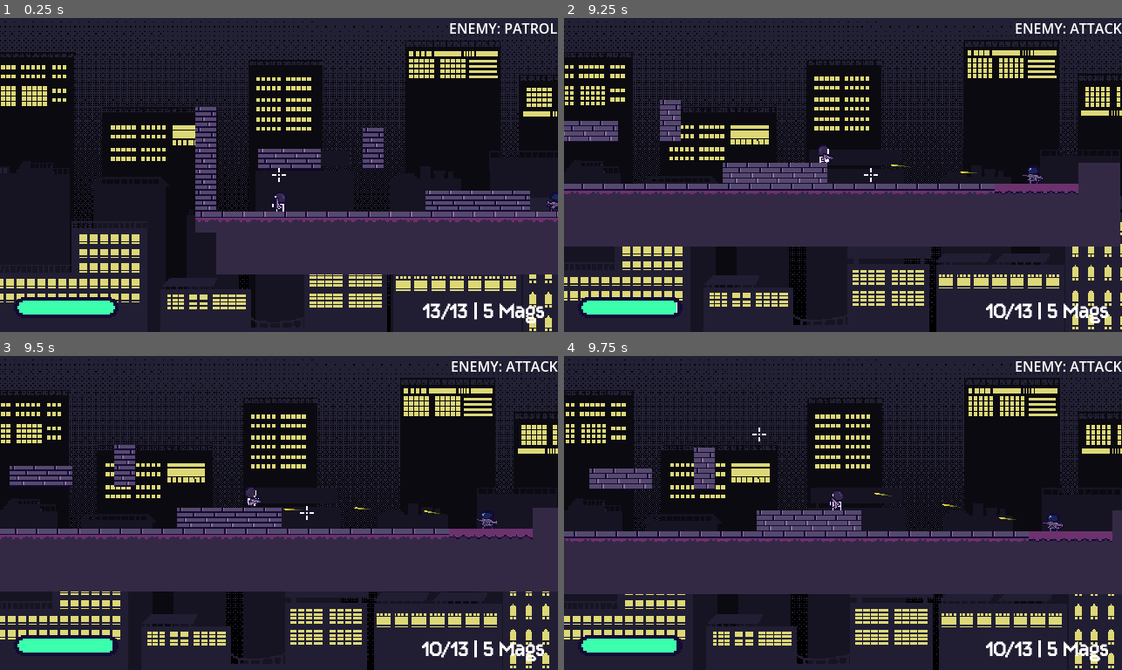
Above: before the commit, frames 1-4 (two rows, left to right).
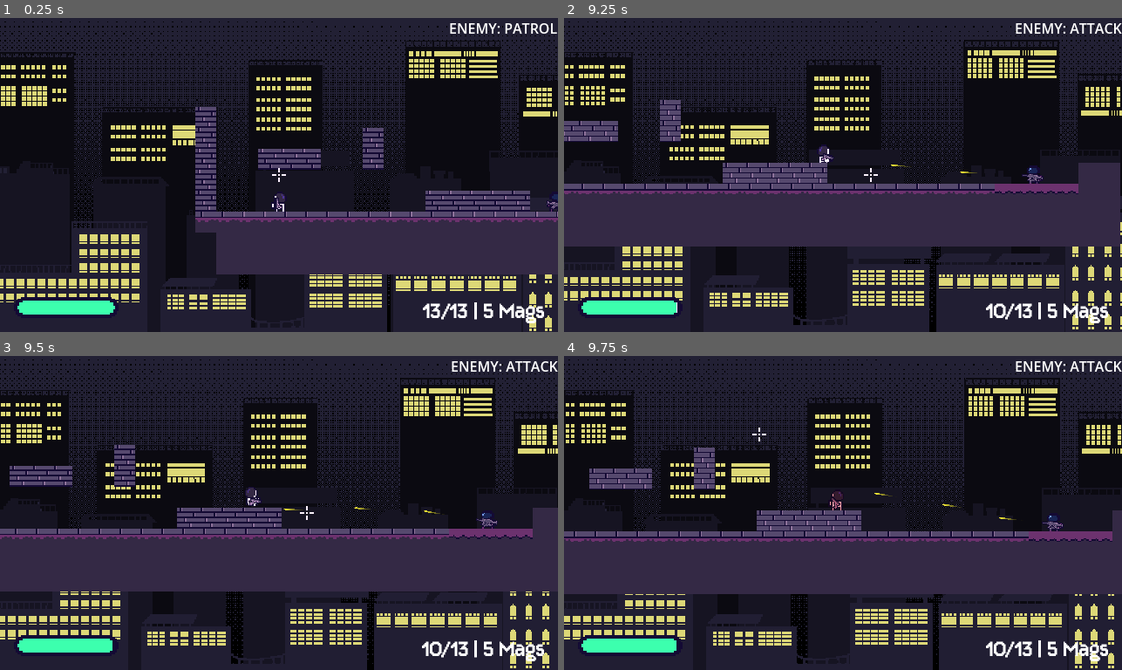
Above: after the commit, the same moments.

Repository: kyteidev/rogueshot
Game: Godot game, scene res://scenes/game_debug.tscn
Same seed, same stepped clock (60 frames per second), same inputs: the game is played once before the commit and once after it.
Inputs (mouse positions are in pixels of both pictures, inside the frame that each line leads up to):
- Up to frame 1 (0.25 s): no input
- Up to frame 2 (9.25 s): move the mouse to (815, 237) at 0.52 s; press the mouse at (815, 237) at 0.53 s; hold D (player_right) 0.53-2.03 s; tap W (player_jump) at 0.77, 1.52, 3.02, 3.77, 4.52, 6.02, 6.77, 7.52, 9.02 s; move the mouse to (1010, 222) at 1.27 s; release the mouse at (1010, 222) at 1.28 s; tap Shift (player_sprint) at 1.35, 8.85 s; move the mouse to (675, 127) at 2.02 s; hold A (player_left) 2.03-4.28 s; tap 1 (weapon_1) at 2.1, 5.85 s; move the mouse to (870, 175) at 2.77 s; tap 2 (weapon_2) at 2.85, 6.6 s; move the mouse to (759, 96) at 3.52 s; tap Q (weapon_cycle) at 3.6, 7.35 s; move the mouse to (965, 159) at 4.27 s; hold D (player_right) 4.28-8.03 s; click (965, 159) at 4.35 s; move the mouse to (731, 190) at 5.02 s; hold Shift (player_sprint) 5.03-5.78 s; move the mouse to (898, 105) at 5.77 s; move the mouse to (815, 237) at 6.52 s; move the mouse to (1010, 222) at 7.27 s; move the mouse to (675, 127) at 8.02 s; press the mouse at (675, 127) at 8.03 s; hold A (player_left) from 8.03 s (still down); move the mouse to (870, 175) at 8.77 s; release the mouse at (870, 175) at 8.78 s
- Up to frame 3 (9.5 s): keep holding A (player_left)
- Up to frame 4 (9.75 s): move the mouse to (759, 434) at 9.52 s; release A (player_left) at 9.53 s; hold D (player_right) from 9.53 s (still down); tap 1 (weapon_1) at 9.6 s

Frames 1-3 are identical in both runs. In frame 4, less than 0.1% of the frame differs, in the area x 47-50%, y 43-50%.

Commit message:
add player health and very basic death screen

Diff:
--- a/scenes/characters/player.tscn
+++ b/scenes/characters/player.tscn
@@ -3,6 +3,38 @@
 [ext_resource type="Script" uid="uid://b573fhbhe8bh4" path="res://scripts/player.gd" id="1_g2els"]
 [ext_resource type="Texture2D" uid="uid://qbn3jpuccsqe" path="res://assets/sprites/player.png" id="2_g2els"]
 [ext_resource type="PackedScene" uid="uid://byeekqi7jy3jk" path="res://scenes/weapons/weapon.tscn" id="3_qhqgy"]
+
+[sub_resource type="AtlasTexture" id="AtlasTexture_76oj4"]
+atlas = ExtResource("2_g2els")
+region = Rect2(128, 0, 16, 16)
+
+[sub_resource type="AtlasTexture" id="AtlasTexture_dyp2m"]
+atlas = ExtResource("2_g2els")
+region = Rect2(144, 0, 16, 16)
+
+[sub_resource type="AtlasTexture" id="AtlasTexture_atpat"]
+atlas = ExtResource("2_g2els")
+region = Rect2(160, 0, 16, 16)
+
+[sub_resource type="AtlasTexture" id="AtlasTexture_kqtwu"]
+atlas = ExtResource("2_g2els")
+region = Rect2(176, 0, 16, 16)
+
+[sub_resource type="AtlasTexture" id="AtlasTexture_6eyoc"]
+atlas = ExtResource("2_g2els")
+region = Rect2(192, 0, 16, 16)
+
+[sub_resource type="AtlasTexture" id="AtlasTexture_eojnx"]
+atlas = ExtResource("2_g2els")
+region = Rect2(208, 0, 16, 16)
+
+[sub_resource type="AtlasTexture" id="AtlasTexture_qgnko"]
+atlas = ExtResource("2_g2els")
+region = Rect2(224, 0, 16, 16)
+
+[sub_resource type="AtlasTexture" id="AtlasTexture_7vyk4"]
+atlas = ExtResource("2_g2els")
+region = Rect2(240, 0, 16, 16)
 
 [sub_resource type="AtlasTexture" id="AtlasTexture_qhqgy"]
 atlas = ExtResource("2_g2els")
@@ -42,6 +74,35 @@
 
 [sub_resource type="SpriteFrames" id="SpriteFrames_6rfd2"]
 animations = [{
+"frames": [{
+"duration": 1.0,
+"texture": SubResource("AtlasTexture_76oj4")
+}, {
+"duration": 1.0,
+"texture": SubResource("AtlasTexture_dyp2m")
+}, {
+"duration": 1.0,
+"texture": SubResource("AtlasTexture_atpat")
+}, {
+"duration": 1.0,
+"texture": SubResource("AtlasTexture_kqtwu")
+}, {
+"duration": 1.0,
+"texture": SubResource("AtlasTexture_6eyoc")
+}, {
+"duration": 1.0,
+"texture": SubResource("AtlasTexture_eojnx")
+}, {
+"duration": 1.0,
+"texture": SubResource("AtlasTexture_qgnko")
+}, {
+"duration": 1.0,
+"texture": SubResource("AtlasTexture_7vyk4")
+}],
+"loop": 0,
+"name": &"death",
+"speed": 25.0
+}, {
 "frames": [{
 "duration": 1.0,
 "texture": SubResource("AtlasTexture_qhqgy")
@@ -96,7 +157,7 @@
 [node name="AnimatedSprite2D" type="AnimatedSprite2D" parent="." unique_id=1345892962]
 position = Vector2(0, -8)
 sprite_frames = SubResource("SpriteFrames_6rfd2")
-animation = &"idle"
+animation = &"death"
 autoplay = "idle"
 
 [node name="CollisionShape2D" type="CollisionShape2D" parent="." unique_id=1475566916]
--- /dev/null
+++ b/scenes/menus/death_menu.tscn
@@ -0,0 +1,50 @@
+[gd_scene format=3 uid="uid://dfxy4a5k6h30s"]
+
+[ext_resource type="Script" uid="uid://iyw7lnfwc7ov" path="res://scripts/menus/death_menu.gd" id="1_nx5j2"]
+[ext_resource type="FontFile" uid="uid://4jxi61jcsc2c" path="res://assets/fonts/groundhog.ttf" id="1_s3l4v"]
+[ext_resource type="Theme" uid="uid://buqqcuajkeqph" path="res://settings/button.tres" id="2_jgt2l"]
+
+[sub_resource type="LabelSettings" id="LabelSettings_jgt2l"]
+font = ExtResource("1_s3l4v")
+font_size = 36
+
+[node name="DeathMenu" type="CanvasLayer" unique_id=1157925721]
+script = ExtResource("1_nx5j2")
+
+[node name="ColorRect" type="ColorRect" parent="." unique_id=623231677]
+anchors_preset = 15
+anchor_right = 1.0
+anchor_bottom = 1.0
+grow_horizontal = 2
+grow_vertical = 2
+color = Color(0.08235294, 0.039215688, 0.20392157, 1)
+
+[node name="Label" type="Label" parent="." unique_id=1918054657]
+anchors_preset = 5
+anchor_left = 0.5
+anchor_right = 0.5
+offset_left = -108.0
+offset_top = 100.0
+offset_right = 108.0
+offset_bottom = 143.0
+grow_horizontal = 2
+text = "Mission Failed"
+label_settings = SubResource("LabelSettings_jgt2l")
+horizontal_alignment = 1
+
+[node name="RestartButton" type="Button" parent="." unique_id=377192592]
+anchors_preset = 8
+anchor_left = 0.5
+anchor_top = 0.5
+anchor_right = 0.5
+anchor_bottom = 0.5
+offset_left = -29.0
+offset_top = 16.0
+offset_right = 29.0
+offset_bottom = 43.0
+grow_horizontal = 2
+grow_vertical = 2
+theme = ExtResource("2_jgt2l")
+text = "Restart"
+
+[connection signal="pressed" from="RestartButton" to="." method="_on_restart_button_pressed"]
--- a/scripts/bullet.gd
+++ b/scripts/bullet.gd
@@ -37,7 +37,7 @@
 		elif type == Types.ENEMY:
 			if not hit.is_in_group("enemy"):
 				if hit.has_method("take_damage"):
-					hit.take_damage(sm.damage)
+					hit.take_damage(sm.enemy_damage)
 				queue_free()
 
 	# add bullet trail
--- a/scripts/enemy.gd
+++ b/scripts/enemy.gd
@@ -12,6 +12,7 @@
 const ANIM_EXP = 0.34
 
 const MAX_HEALTH = 100.0
+const DAMAGE = 12.0
 
 const BASE_SPEED = 80.0
 const RUN_SPEED = BASE_SPEED * 1.5
@@ -72,6 +73,8 @@
 
 # index 0: question mark, index 1: exclamation mark
 var status_icons = [preload("res://assets/sprites/icons/question mark.png"), preload("res://assets/sprites/icons/exclamation mark.png")]
+
+var sm = StateManager
 
 @onready var anim = $AnimatedSprite2D
 @onready var weapon = $Weapon
@@ -91,6 +94,10 @@
 
 @onready var patrol_pos = global_position
 @onready var weapon_rest_pos = weapon.position
+
+
+func _ready() -> void:
+	sm.enemy_damage = DAMAGE
 
 
 func _process(_delta: float) -> void:
--- /dev/null
+++ b/scripts/menus/death_menu.gd
@@ -0,0 +1,9 @@
+extends CanvasLayer
+
+
+func _ready() -> void:
+	Input.mouse_mode = Input.MOUSE_MODE_VISIBLE
+
+
+func _on_restart_button_pressed() -> void:
+	get_tree().change_scene_to_file("res://scenes/game_debug.tscn")
--- a/scripts/player.gd
+++ b/scripts/player.gd
@@ -1,5 +1,8 @@
 extends CharacterBody2D
 
+
+const MAX_HEALTH = 100.0
+const DAMAGE_FLASH_DELAY = 0.04
 
 const BASE_SPEED = 80.0
 const SPRINT_MULTIPLIER = 1.25
@@ -36,11 +39,18 @@
 
 var sm = StateManager
 
+var health = MAX_HEALTH:
+	set(value):
+		health = value
+		sm.health = value
+
 var was_airborne = false
 var reached_peak = false
 
 var speed = 0.0
 var sprinting = false
+
+var is_dead = false
 
 var regenerating_stamina = true
 var prev_stamina = MAX_STAMINA
@@ -71,6 +81,8 @@
 @onready var anim_sprite = $AnimatedSprite2D
 @onready var stamina_timer = $StaminaTimer
 
+@onready var weapon = $Weapon
+
 
 func _ready() -> void:
 	# have this in _ready so max stamina only needs to be adjusted here,
@@ -79,6 +91,9 @@
 
 
 func _physics_process(delta: float) -> void:
+	if is_dead:
+		return
+
 	var was_on_floor = is_on_floor()
 
 	# gravity and jump stretch
@@ -200,6 +215,27 @@
 		coyote_timer.start(COYOTE_TIME)
 
 
+func take_damage(damage):
+	# flash red when taking damage
+	var tween = create_tween()
+	tween.tween_property(self, "modulate", Color("ff0000"), DAMAGE_FLASH_DELAY)
+	tween.tween_property(self, "modulate", Color("ffffff"), DAMAGE_FLASH_DELAY)
+
+	if not is_dead:
+		health -= damage
+		if health <= 0:
+			# make player red when dead
+			is_dead = true
+			anim_sprite.play("death")
+			weapon.fade_weapon()
+
+			anim_sprite.animation_finished.connect(_death_menu)
+
+
+func _death_menu():
+	get_tree().change_scene_to_file("res://scenes/menus/death_menu.tscn")
+
+
 func _get_custom_gravity(vel) -> float:
 	if vel.y < 0:
 		return GRAVITY
--- a/scripts/state_manager.gd
+++ b/scripts/state_manager.gd
@@ -1,5 +1,8 @@
 extends Node
 
+
+var health: float = 100.0
+var enemy_damage: float = 0.0
 
 var damage: float = 0.0
 var ammo: int = 0
--- a/scripts/weapon.gd
+++ b/scripts/weapon.gd
@@ -5,6 +5,8 @@
 
 const BULLET = preload("res://scenes/weapons/bullet.tscn")
 const BULLET_SCALE = 0.2
+
+const FADE_DURATION = 0.15
 
 var sm = StateManager
 
@@ -95,6 +97,9 @@
 
 
 func _process(delta: float) -> void:
+	if player.is_dead:
+		return
+
 	# make weapon point towards mouse pointer
 	look_at(get_global_mouse_position())
 
@@ -163,6 +168,9 @@
 
 
 func _input(_event: InputEvent) -> void:
+	if player.is_dead:
+		return
+
 	# weapon switching
 	if Input.is_action_just_pressed("weapon_cycle"):
 		var next_index = (weapon_index + 1) % weapons.size()
@@ -173,6 +181,12 @@
 		equip_weapon(0)
 	elif Input.is_action_just_pressed("weapon_2"):
 		equip_weapon(1)
+
+
+func fade_weapon() -> void:
+	var fade_tween = create_tween()
+	fade_tween.tween_property(self, "modulate", Color("ffffff00"), FADE_DURATION)\
+			.set_ease(Tween.EASE_OUT)
 
 
 func reload_weapon() -> void:
Not shown, added: scripts/menus/death_menu.gd.uid
